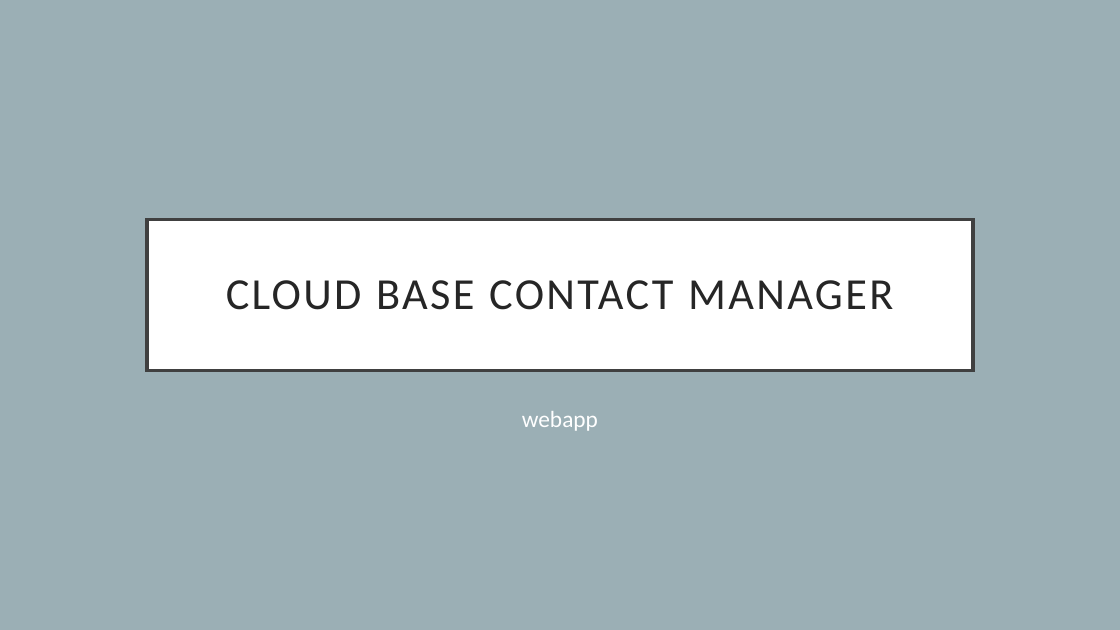
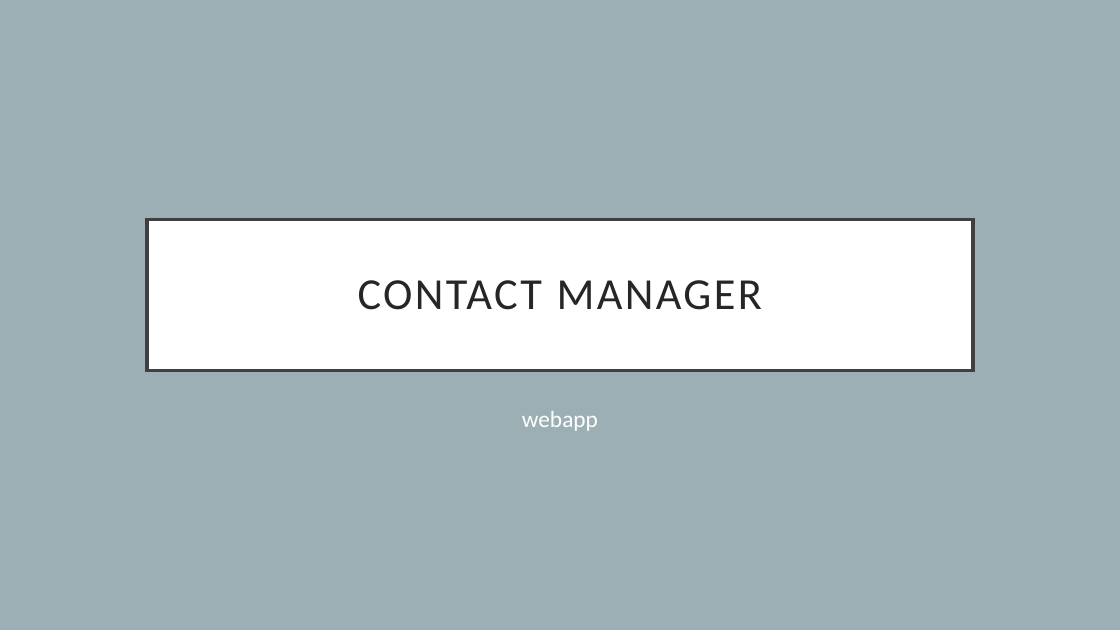
Before and after one commit to SudoKudo/P.O.O.P-Small-Project, a slide deck: slide 1 of SmallProject-Slides.pptx. Drawn at 1120x630 pixels with LibreOffice and Linux fonts; fonts in the diff are those of the drawing. Boxes give left, top, right and bottom in pixels: in the first picture for what was removed or moved away, otherwise in the second. Text is boxed around its words. In the diff, an @@ line names an element or a change of style, - is before the commit and + after.

```diff
--- a/SmallProject-Slides.pptx
+++ b/SmallProject-Slides.pptx
@@ title at [358,280,762,310]: text changed @@
-CLOUD BASE CONTACT MANAGER
+CONTACT MANAGER
```
Also in this commit, not shown: 5 other slides changed, 4 slides added, 5 slides removed.
